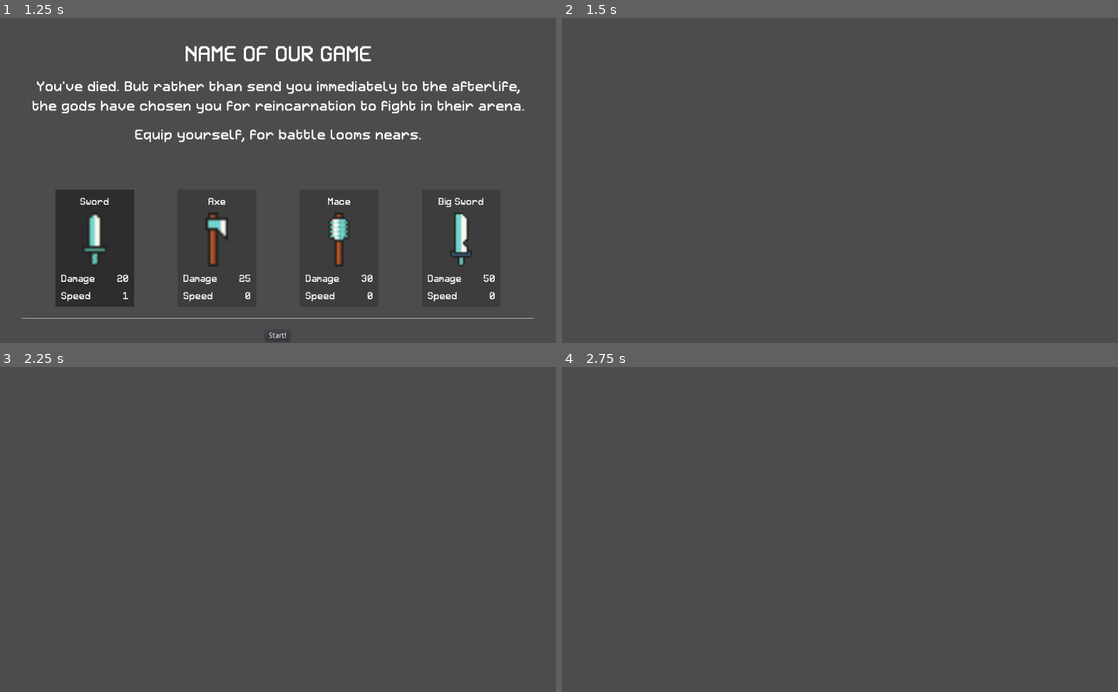
Above: before the commit, frames 1-4 (two rows, left to right).
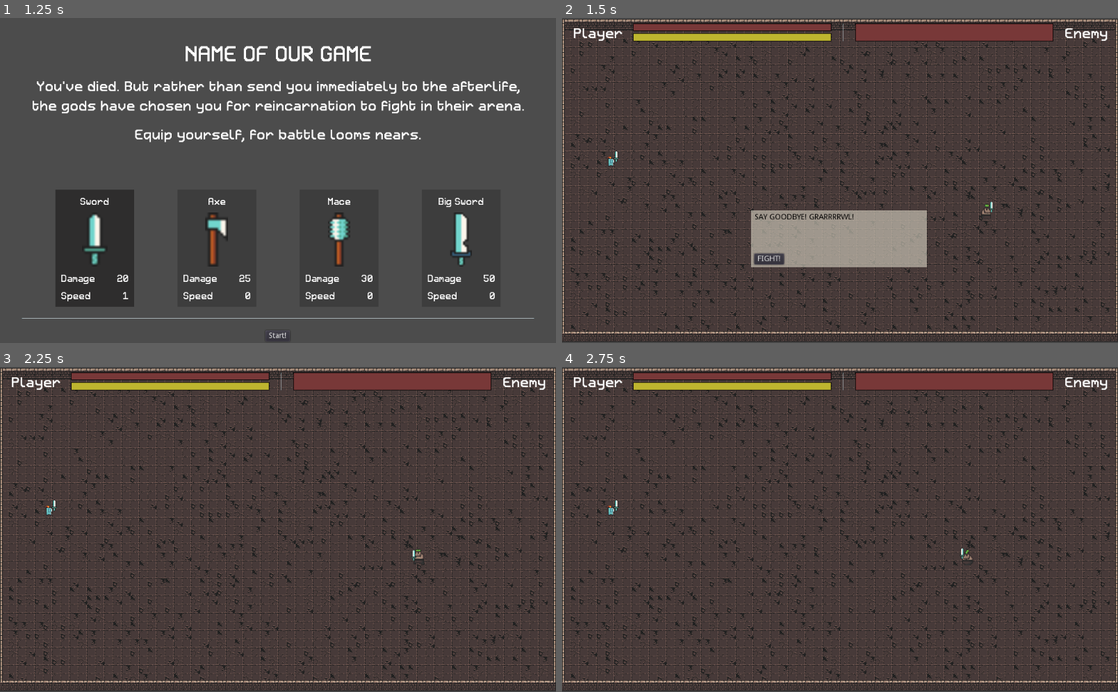
Above: after the commit, the same moments.

Repository: josephmbustamante/ludum-dare-45
Game: Godot game, scene res://Scenes/WeaponPickerScreen.tscn
Same seed, same stepped clock (60 frames per second), same inputs: the game is played once before the commit and once after it.
Inputs (mouse positions are in pixels of both pictures, inside the frame that each line leads up to):
- Up to frame 1 (1.25 s): tap Enter at 0.5 s; move the mouse to (94, 248) at 0.52 s; hold Right (right) from 0.53 s (still down); click (94, 248) at 0.6 s
- Up to frame 2 (1.5 s): release Right (right) at 1.25 s; click "Start!" at 1.25 s
- Up to frame 3 (2.25 s): click (205, 607) at 2 s, where only the run after the commit has a clickable "FIGHT!"
- Up to frame 4 (2.75 s): no input

Frame 1 is identical in both runs. In frame 2, 31% of the frame differs, in the area x 0-100%, y 0-100%; in frame 3, 27%; in frame 4, 27%.

Commit message:
Fix stamina bar

Diff:
--- a/Scenes/BattleUI.tscn
+++ b/Scenes/BattleUI.tscn
@@ -1,11 +1,11 @@
-[gd_scene load_steps=4 format=2]
+[gd_scene load_steps=5 format=2]
 
 [ext_resource path="res://Scripts/BattleUI.gd" type="Script" id=1]
 [ext_resource path="res://Resources/Retron2000Body.tres" type="DynamicFont" id=2]
 [ext_resource path="res://Scenes/HealthBar.tscn" type="PackedScene" id=3]
 
 [sub_resource type="StyleBoxFlat" id=1]
-bg_color = Color( 0.772549, 0.72549, 0.207843, 1 )
+bg_color = Color( 0.74902, 0.713726, 0.188235, 1 )
 border_width_left = 1
 border_width_top = 1
 border_width_right = 1
@@ -45,21 +45,21 @@
 text = "Player"
 
 [node name="PlayerBars" type="VBoxContainer" parent="Rows/Columns"]
-margin_left = 59.0
-margin_right = 468.0
-margin_bottom = 14.0
+margin_left = 111.0
+margin_right = 475.0
+margin_bottom = 33.0
 size_flags_horizontal = 3
 
-[node name="PlayerHealthBar" parent="Rows/Columns/PlayerBars" instance=ExtResource( 2 )]
+[node name="PlayerHealthBar" parent="Rows/Columns/PlayerBars" instance=ExtResource( 3 )]
 margin_left = 0.0
-margin_right = 409.0
-margin_bottom = 5.0
+margin_right = 364.0
 size_flags_vertical = 3
 
-[node name="PlayerStaminaBar" parent="Rows/Columns/PlayerBars" instance=ExtResource( 2 )]
+[node name="PlayerStaminaBar" parent="Rows/Columns/PlayerBars" instance=ExtResource( 3 )]
 margin_left = 0.0
-margin_top = 9.0
-margin_right = 409.0
+margin_top = 18.0
+margin_right = 364.0
+margin_bottom = 33.0
 size_flags_vertical = 3
 custom_styles/fg = SubResource( 1 )
 
